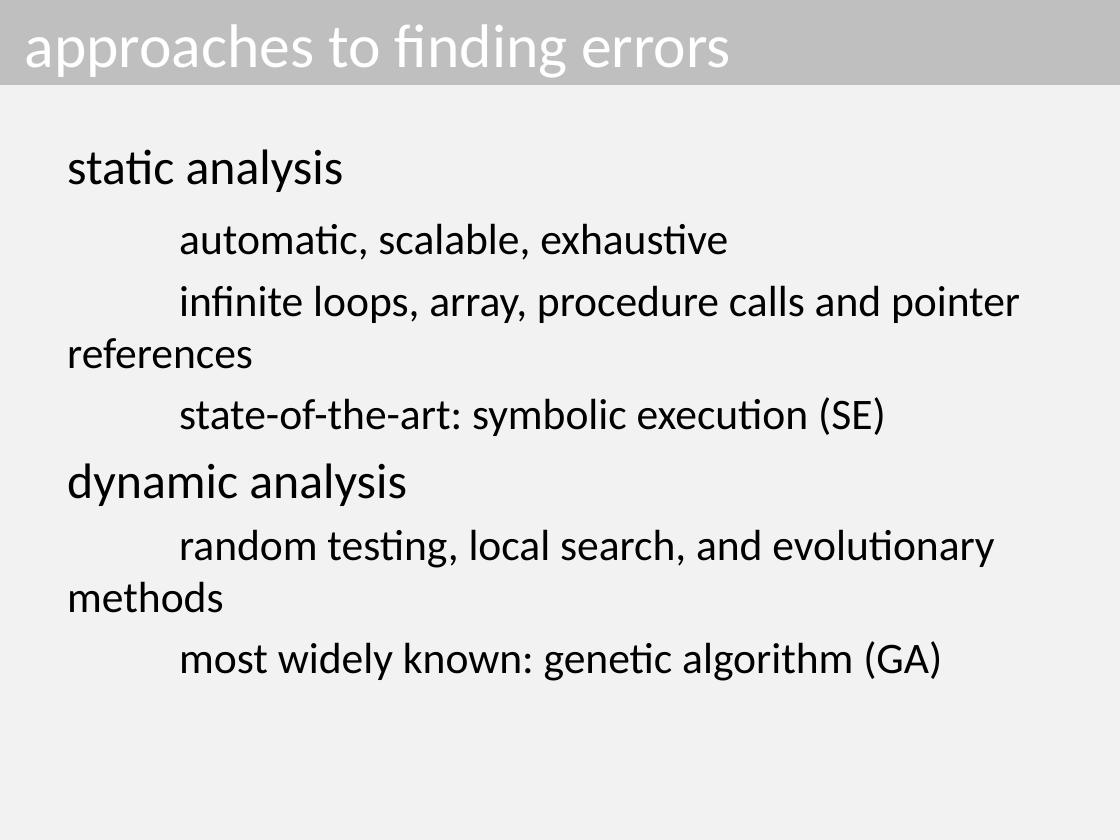
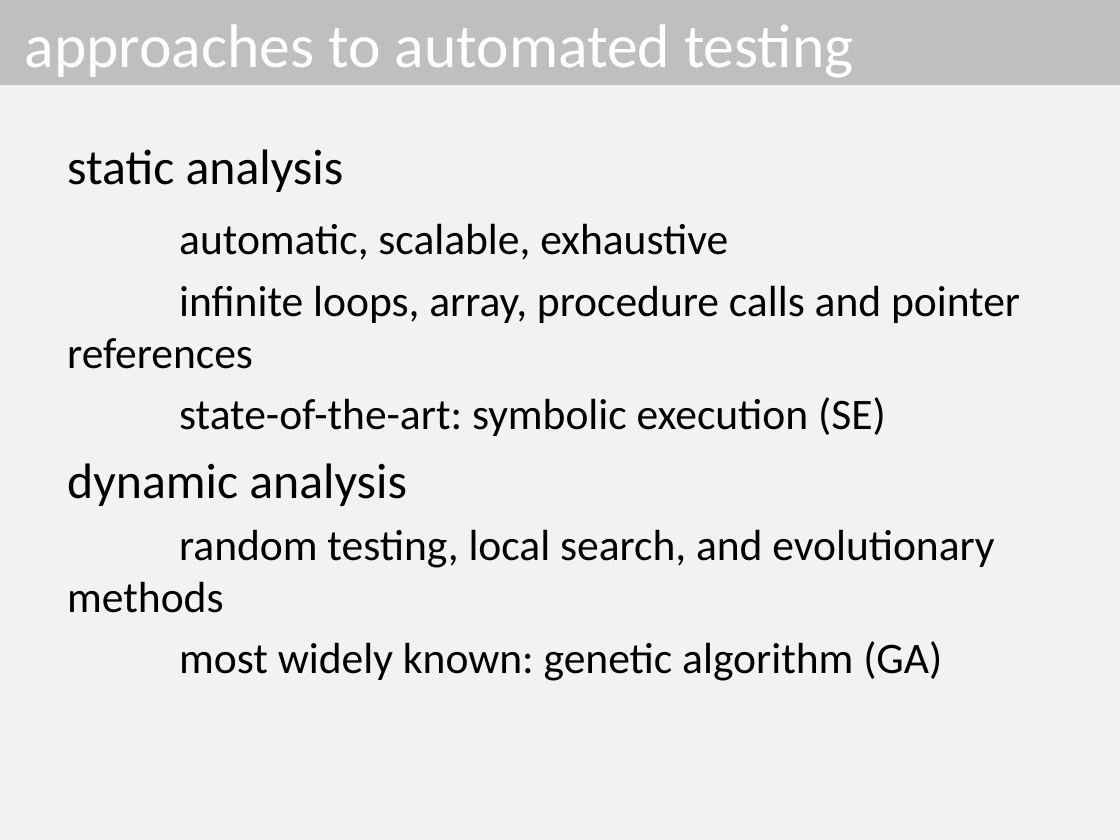
Before and after one commit to dinhngocthi/GAsource, a slide deck: slide 4 of CFT4CUnitSrc/src/report/ACOMP2016_Presentation.pptx. Drawn at 1120x840 pixels with LibreOffice and Linux fonts; fonts in the diff are those of the drawing. Boxes give left, top, right and bottom in pixels: in the first picture for what was removed or moved away, otherwise in the second. Text is boxed around its words. In the diff, an @@ line names an element or a change of style, - is before the commit and + after.

```diff
--- a/CFT4CUnitSrc/src/report/ACOMP2016_Presentation.pptx
+++ b/CFT4CUnitSrc/src/report/ACOMP2016_Presentation.pptx
@@ title at (25, 24, 854, 77): text changed @@
-approaches to finding errors
+approaches to automated testing
```
Also in this commit, not shown: 4 other slides changed.
